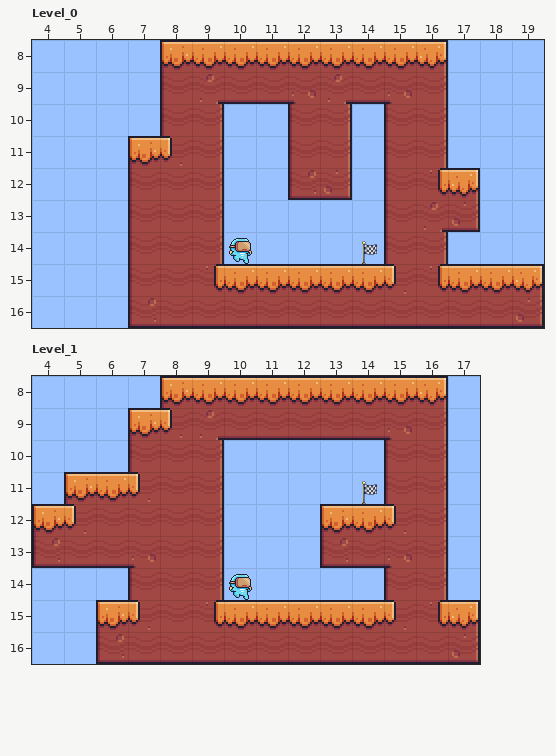
Two states of a LDtk project, assets/Maps/Levels.ldtk. That is the earlier state.
Cells are 16x16 px. Shown: Level_0 x 4..19, y 8..16; Level_1 x 4..17, y 8..16. The commit also changed other parts of the map, which this record leaves out.
Once edited:
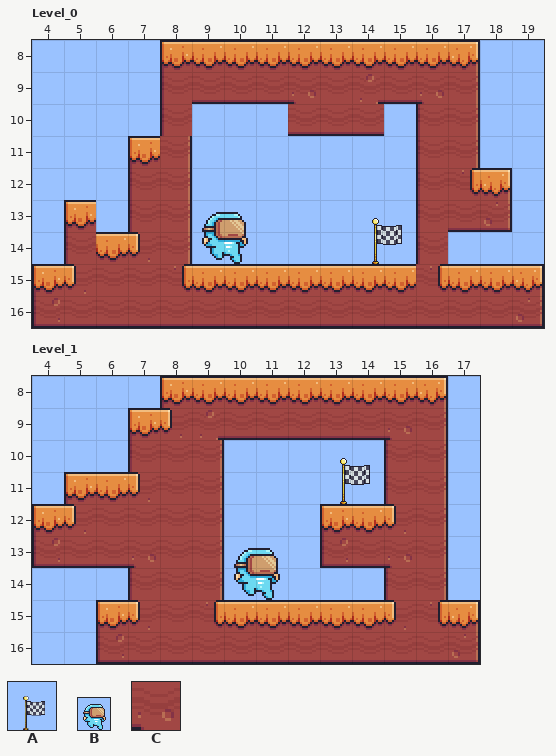
Key: from "Flag": A 0; from "Idle_32x32_": B 0; from "IntGrid": C 1 "Wall".
_ is an empty cell.
Objects are placed by their top-left corner, in cells (3,4 is the top-left corner of cell 3,4); size is 1x1 cell unless given.
Changes in this commit:
{"where": "layer \"IntGrid\", Level_0"}
{"y":8,"x":17,"old":"_","new":"C"}
{"y":9,"x":17,"old":"_","new":"C"}
{"y":10,"x":9,"old":"C","new":"_"}
{"y":10,"x":14,"old":"_C","new":"C_"}
{"y":10,"x":17,"old":"_","new":"C"}
{"y":11,"x":9,"old":"C","new":"_"}
{"y":11,"x":12,"old":"CC","new":"__"}
{"y":11,"x":15,"old":"C","new":"_"}
{"y":11,"x":17,"old":"_","new":"C"}
{"y":12,"x":9,"old":"C","new":"_"}
{"y":12,"x":12,"old":"CC","new":"__"}
{"y":12,"x":15,"old":"C","new":"_"}
{"y":12,"x":18,"old":"_","new":"C"}
{"y":13,"x":5,"old":"_","new":"C"}
{"y":13,"x":9,"old":"C","new":"_"}
{"y":13,"x":15,"old":"C","new":"_"}
{"y":13,"x":18,"old":"_","new":"C"}
{"y":14,"x":5,"old":"__","new":"CC"}
{"y":14,"x":9,"old":"C","new":"_"}
{"y":14,"x":15,"old":"C","new":"_"}
{"y":15,"x":4,"old":"___","new":"CCC"}
{"y":16,"x":4,"old":"___","new":"CCC"}
{"where": "layer \"Entities\", Level_0"}
{"was": "A \"Key\" at 14,14", "now": "A \"Key\" at 14,13 size 2x2"}
{"was": "B \"Player\" at 10,14", "now": "B \"Player\" at 9,13 size 2x2"}
{"where": "layer \"Entities\", Level_1"}
{"was": "A \"Key\" at 14,11", "now": "A \"Key\" at 13,10 size 2x2"}
{"was": "B \"Player\" at 10,14", "now": "B \"Player\" at 10,13 size 2x2"}
